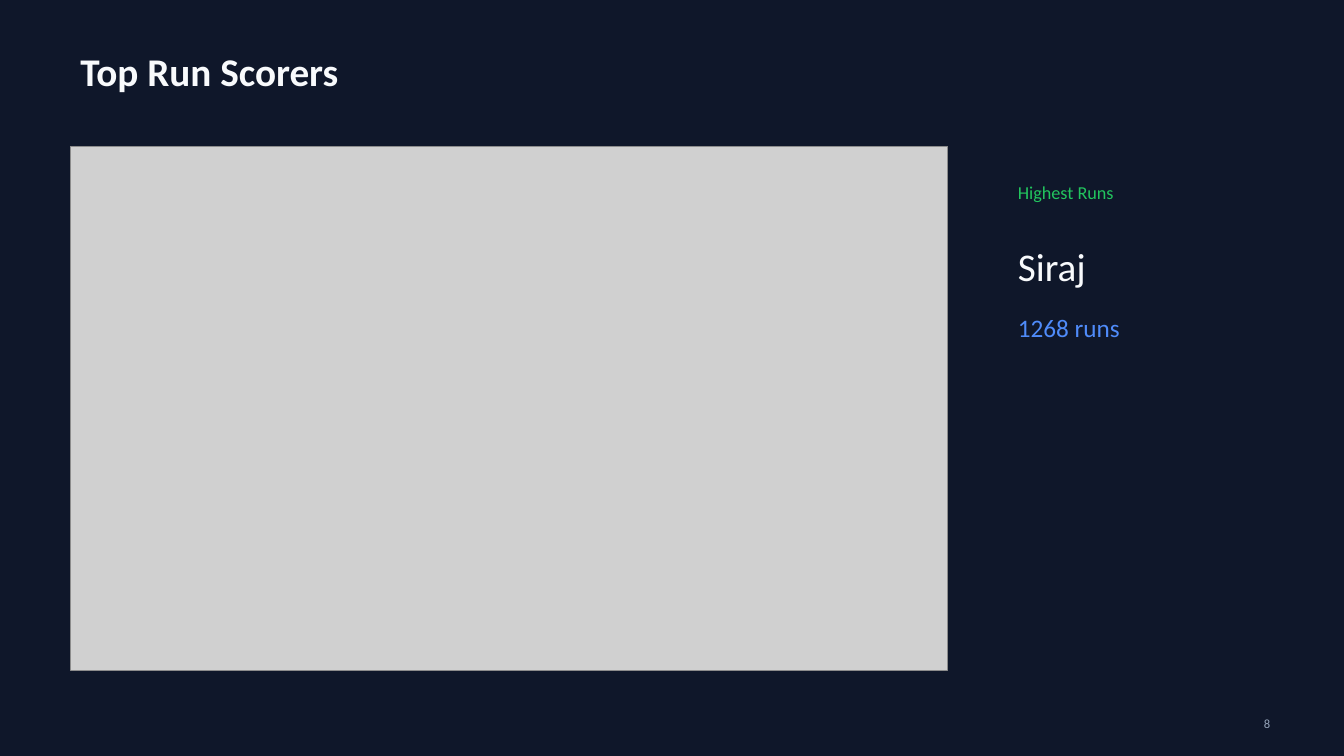
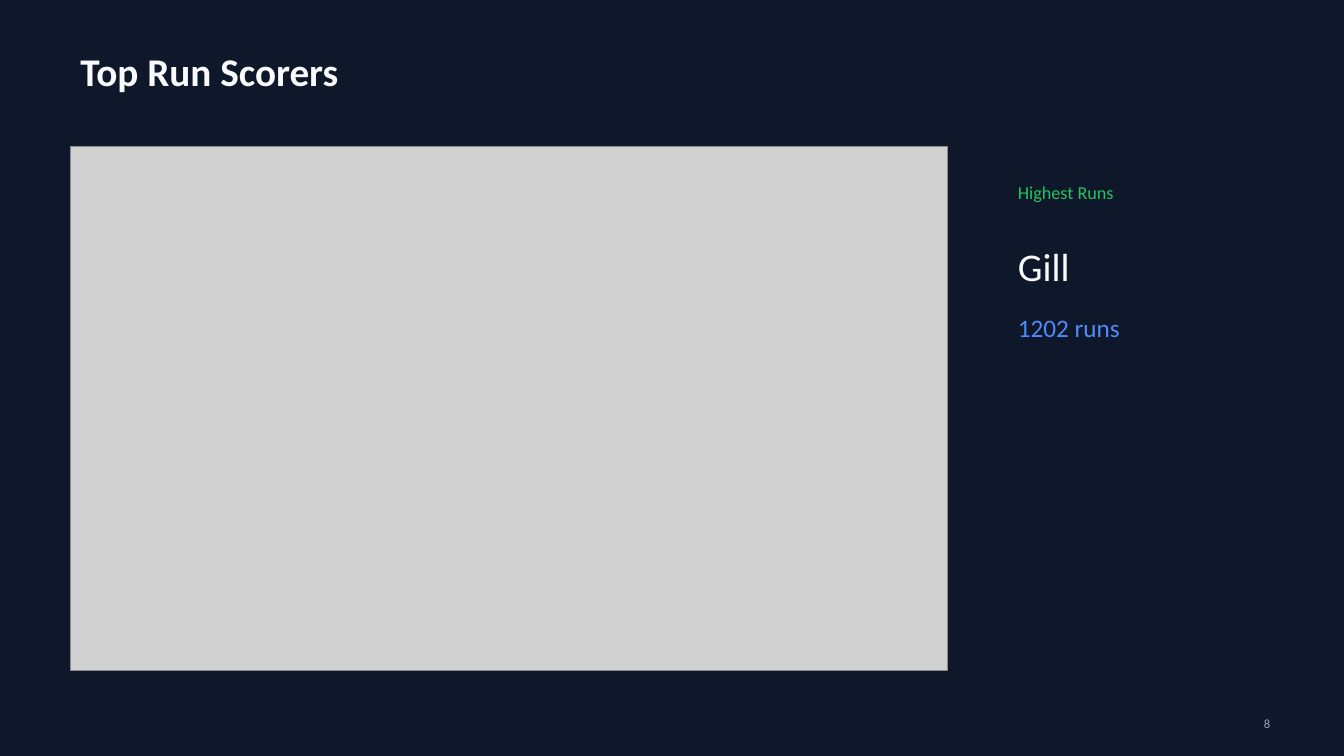
Before and after one commit to yashnikam17/sports-performance-dashboard, a slide deck: slide 8 of deliverables/Sports_Performance_Analytics_Dashboard_Presentation.pptx. Drawn at 1344x756 pixels with LibreOffice and Linux fonts; fonts in the diff are those of the drawing; grey boxes stand for pictures. Boxes give left, top, right and bottom in pixels: in the first picture for what was removed or moved away, otherwise in the second. Text is boxed around its words. In the diff, an @@ line names an element or a change of style, - is before the commit and + after.

```diff
--- a/deliverables/Sports_Performance_Analytics_Dashboard_Presentation.pptx
+++ b/deliverables/Sports_Performance_Analytics_Dashboard_Presentation.pptx
@@ text at [1018, 253, 1070, 282]: text changed @@
-Siraj
+Gill
@@ text at [1018, 320, 1120, 337]: text changed @@
-1268 runs
+1202 runs
```
Also in this commit, not shown: 3 other slides changed, 10 other files.
